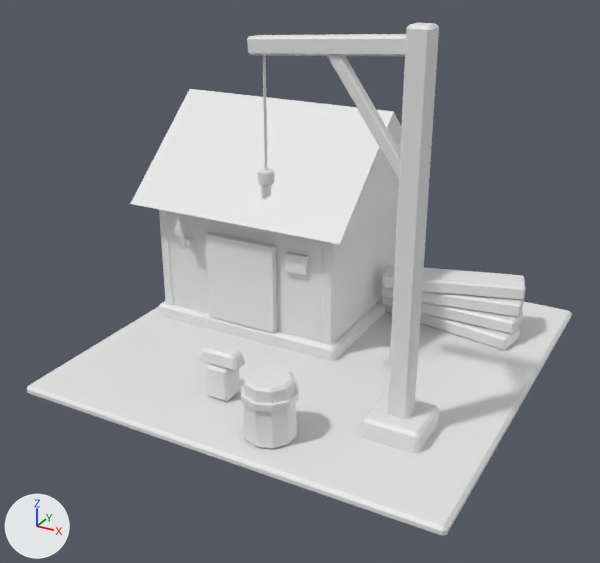
A saved change to the FBX model game/The Last Fortress/Assets/TheLastFortress/Art/Models/ArtRepairStation.fbx.
Both versions are drawn from a 50 mm lens placed at (1.46, -2.87, 1.75), pointed at (-0.02, -0.17, 0.4). Arrows for +X, +Y and +Z are at lower left; the lights stay in place. The older version comes first. Where no turn or scale is listed for an object, it has been applied to the vertices.

Objects in the first picture: 'Body'.
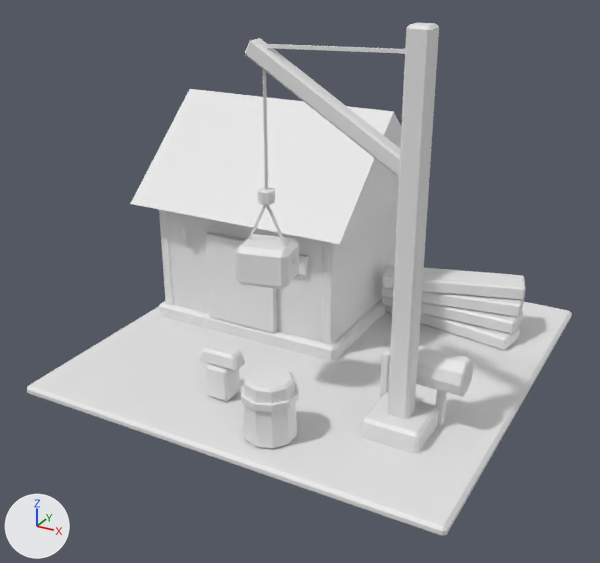
Where the change shows, as pixel boxes [x1, y1, x2, y2] in the pictures (600 x 563 px; the box of a moved part takes in the faces that stretch with it):
```json
{"part": 1, "of": "me_body", "change": "moved or reshaped", "before": [247, 34, 406, 56], "after": [245, 38, 400, 177]}
{"part": 2, "of": "me_body", "change": "added", "after": [263, 44, 405, 54]}
{"part": 3, "of": "me_body", "change": "moved or reshaped", "before": [258, 168, 274, 186], "after": [258, 187, 275, 205]}
{"part": 4, "of": "me_body", "change": "added", "after": [416, 346, 473, 396]}
{"part": 5, "of": "me_body", "change": "moved or reshaped", "before": [261, 185, 271, 199], "after": [380, 350, 390, 398]}
{"part": 6, "of": "me_body", "change": "moved or reshaped", "before": [327, 56, 400, 179], "after": [436, 390, 447, 426]}
{"part": 7, "of": "me_body", "change": "moved or reshaped", "before": [185, 238, 193, 246], "after": [188, 241, 191, 246]}
{"part": 8, "of": "me_body", "change": "added", "after": [235, 234, 299, 289]}
{"part": 9, "of": "me_body", "change": "deleted", "before": [175, 217, 183, 230]}
{"part": 10, "of": "me_body", "change": "moved or reshaped", "before": [174, 228, 187, 249], "after": [182, 232, 189, 247]}
{"part": 11, "of": "me_body", "change": "built on", "after": [248, 205, 296, 264], "on screen": "mostly hidden"}
```

Edits to the scene script, one JSON object a line:
```json
{"op": "add", "block": "mat_artstone", "code": ["mat_artstone = principled_material('ArtStone')", "mat_artstone.base_color = (0.8, 0.8, 0.8)  # white #e7e7e7"]}
{"block": "me_body", "where": "# used by ob_body; location = (0.0, 0.0, 0.0)"}
{"op": "remove", "block": "me_body", "code": "me_body.from_pydata(...)  # 631 vertices, 635 faces; spans x -0.88..0.88, y -0.88..0.88, z 0.0..1.46"}
{"op": "add", "block": "me_body", "code": "me_body.from_pydata(...)  # 735 vertices, 723 faces; spans x -0.88..0.88, y -0.88..0.88, z 0.0..1.46"}
{"block": "me_body", "change": "me_body part 1: the loose piece of 24 vertices spanning x -0.05..0.55, y -0.48..-0.42, z 1.33..1.43 is turned 34.8 degrees about the y axis through its middle and scaled by 1.16, then moved by (0.0, 0.0, -0.2)"}
{"block": "me_body", "change": "me_body part 2: the loose piece of 8 vertices spanning x -0.01..0.01, y -0.46..-0.44, z 0.94..1.36 is copied, and the copy is multiplied about its middle by the matrix ((0.034, -0.034, 1.379), (0.976, 0.976, 0.0), (-0.975, 0.975, 0.048)), then moved by (0.26, 0.0, 0.22); it spans x -0.03..0.55, y -0.46..-0.44, z 1.35..1.39"}
{"block": "me_body", "change": "me_body part 3: the loose piece of 32 vertices spanning x -0.03..0.03, y -0.48..-0.42, z 0.89..0.94 is moved by (0.0, 0.0, -0.07)"}
{"block": "me_body", "change": "me_body part 4: the loose piece of 40 vertices spanning x 0.06..0.24, y -0.8..-0.6, z 0.04..0.28 is copied, and the copy is turned 90 degrees about the y axis through its middle and scaled by 0.805, then moved by (0.5, 0.36, 0.1); it spans x 0.55..0.75, y -0.41..-0.27, z 0.19..0.33"}
{"block": "me_body", "change": "me_body part 5: the loose piece of 24 vertices spanning x -0.01..0.01, y -0.47..-0.42, z 0.84..0.9 is scaled about its middle by (2.19, 0.539, 4.54), then moved by (0.44, 0.11, -0.72), in mat_arttimber (white #e7e7e7)"}
{"block": "me_body", "change": "me_body part 6: the loose piece of 24 vertices spanning x 0.24..0.56, y -0.47..-0.43, z 0.94..1.38 is turned 35.5 degrees about the y axis through its middle and scaled by 0.502, then moved by (0.26, 0.11, -1.01), in mat_arttimber (white #e7e7e7)"}
{"block": "me_body", "change": "me_body part 7: the loose piece of 24 vertices spanning x -0.63..-0.61, y -0.1..-0.07, z 0.42..0.45 is moved by (0.0, 0.0, -0.01)"}
{"block": "me_body", "change": "me_body part 8: a new loose piece of 24 vertices spanning x -0.11..0.11, y -0.55..-0.35, z 0.52..0.67, in mat_artstone (white #e7e7e7)"}
{"block": "me_body", "change": "me_body part 9: the loose piece of 7 vertices spanning x -0.64..-0.6, y -0.17..-0.13, z 0.51..0.57 is deleted"}
{"block": "me_body", "change": "me_body part 10: 1 vertex moved within x -0.62, y -0.11, z 0.42; 22 vertices removed from x -0.64..-0.6, y -0.18..-0.12, z 0.42..0.52; 22 vertices added at x -0.63..-0.61, y -0.13..-0.1, z 0.42..0.5"}
{"block": "me_body", "change": "me_body part 11: 4 vertices moved from x -0.01..0.01, y -0.46..-0.44, z 0.94 to x -0.01..0.01, y -0.46..-0.44, z 0.86; 24 vertices added at x -0.1..0.1, y -0.48..-0.42, z 0.6..0.82"}
{"block": "me_body", "change": "other edits to the shape of me_body do not show in these pictures"}
{"op": "add", "block": "me_body", "code": "me_body.materials.append(mat_artstone)  # white #e7e7e7"}
```
